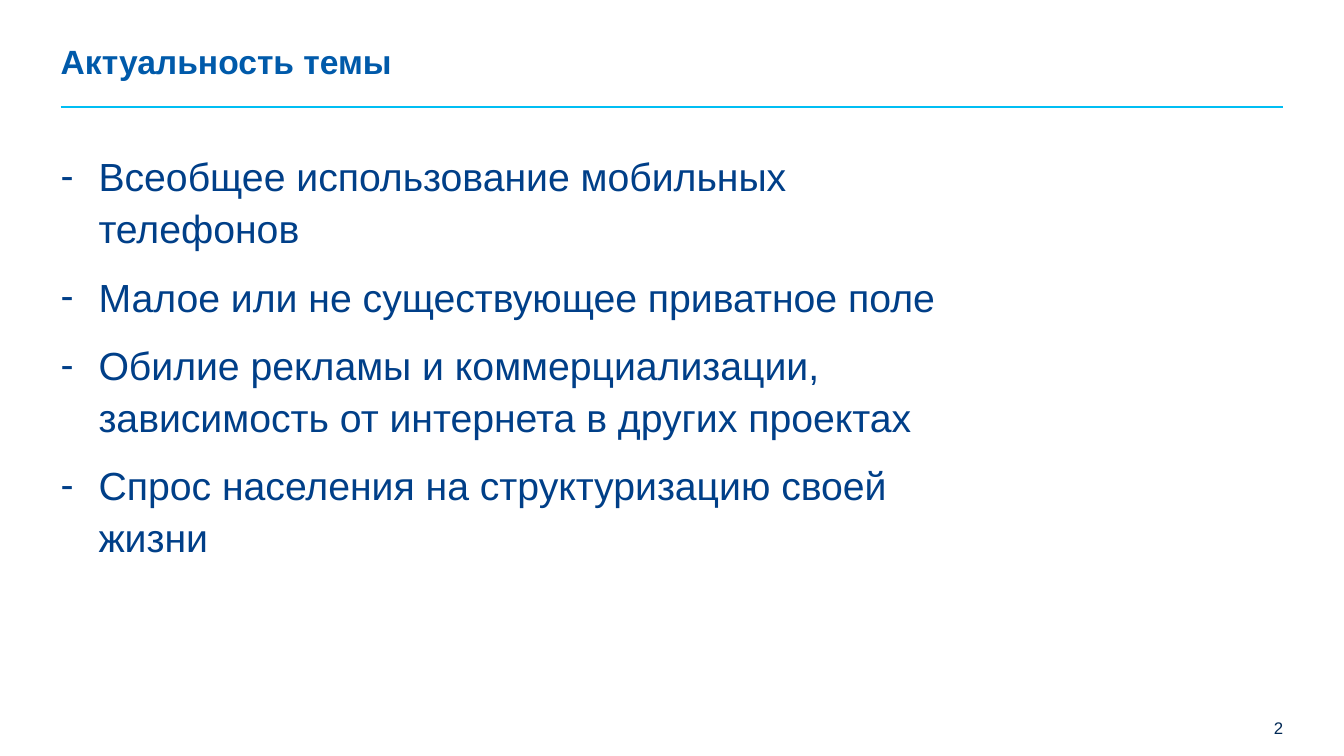
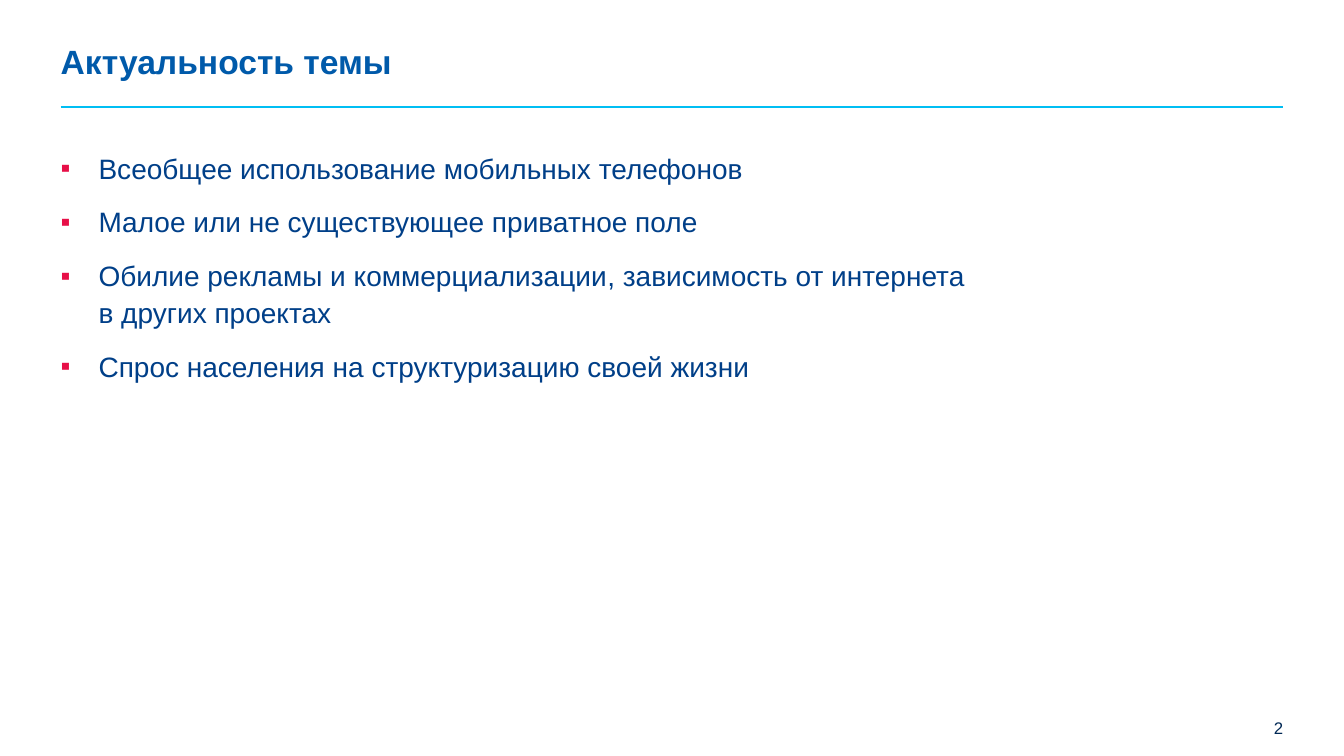
Before and after one commit to amaruelle/Diploma, a slide deck: slide 2 of Гамуйло_Презентация_Диплом.pptx. Drawn at 1344x756 pixels with LibreOffice and Linux fonts; fonts in the diff are those of the drawing; background and template pictures are left out. Boxes give left, top, right and bottom in pixels: in the first picture for what was removed or moved away, otherwise in the second. Text is boxed around its words. In the diff, an @@ line names an element or a change of style, - is before the commit and + after.

```diff
--- a/Гамуйло_Презентация_Диплом.pptx
+++ b/Гамуйло_Презентация_Диплом.pptx
@@ text "Всеобщее использование мобильных телефонов" at (99, 158, 964, 382): size 28 to 20 pt; bullet - to ▪ @@
```
Also in this commit, not shown: 4 other slides changed, 1 slide added, 1 slide removed, 5 other files.
